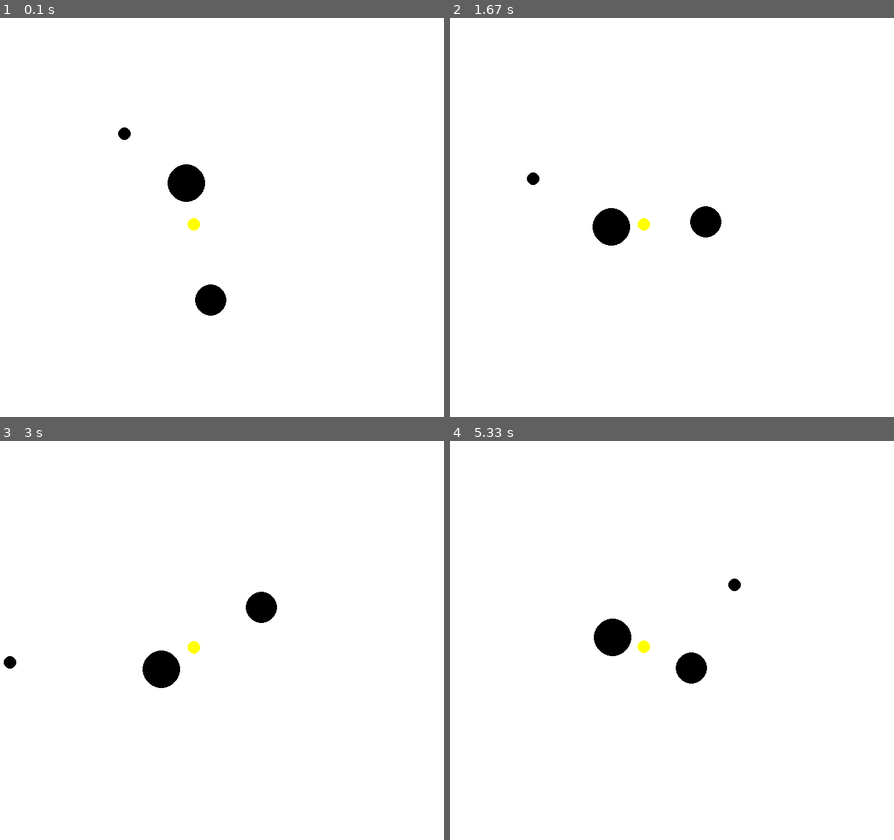
Above: before the commit, frames 1-4 (two rows, left to right).
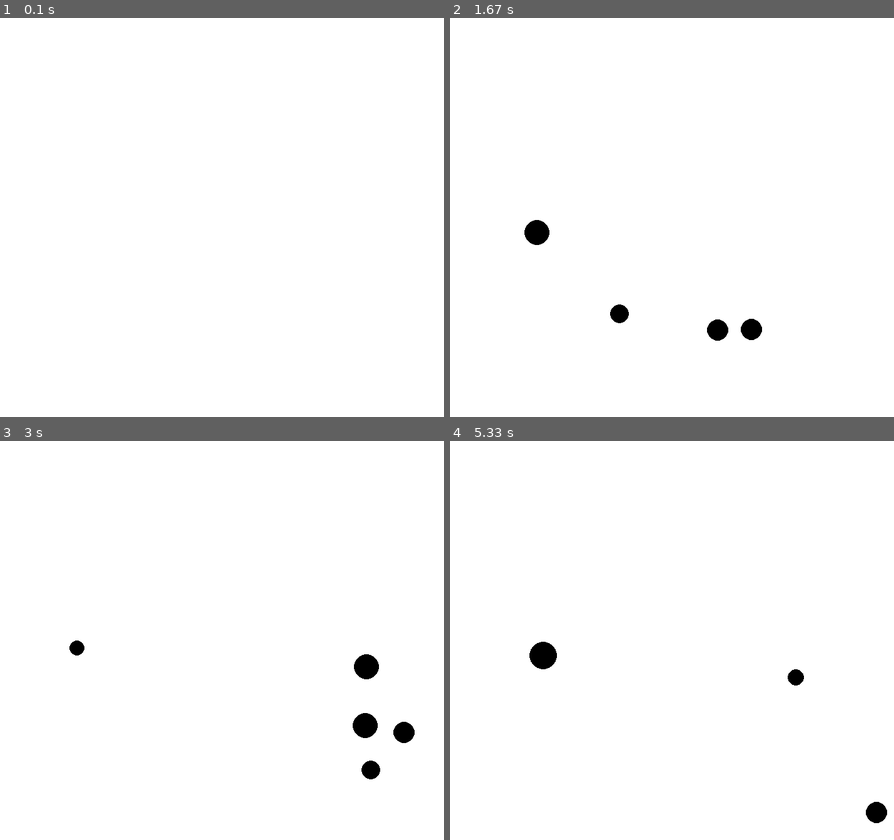
Above: after the commit, the same moments.

Repository: TeyBerendschot/n-bodies
Game: pygame game, started from src/main.py
Same seed, same stepped clock (60 frames per second), same inputs: the game is played once before the commit and once after it.
Inputs (mouse positions are in pixels of both pictures, inside the frame that each line leads up to):
- Up to frame 1 (0.1 s): no input
- Up to frame 2 (1.67 s): press the mouse at (525, 229) at 0.37 s; move the mouse to (609, 281) at 0.47 s; release the mouse at (694, 337) at 0.6 s; press the mouse at (525, 229) at 0.7 s; move the mouse to (614, 249) at 0.8 s; release the mouse at (703, 269) at 0.93 s; press the mouse at (525, 229) at 1.03 s; move the mouse to (569, 289) at 1.13 s; release the mouse at (618, 353) at 1.27 s; press the mouse at (525, 229) at 1.37 s; move the mouse to (649, 265) at 1.47 s; release the mouse at (774, 301) at 1.6 s
- Up to frame 3 (3 s): press the mouse at (75, 652) at 1.7 s; move the mouse to (222, 716) at 1.8 s; release the mouse at (368, 780) at 1.93 s; press the mouse at (75, 652) at 2.03 s; move the mouse to (186, 604) at 2.13 s; release the mouse at (297, 560) at 2.27 s; press the mouse at (75, 652) at 2.37 s; move the mouse to (190, 588) at 2.47 s; release the mouse at (306, 524) at 2.6 s; press the mouse at (75, 652) at 2.7 s; move the mouse to (79, 604) at 2.8 s; release the mouse at (84, 560) at 2.93 s
- Up to frame 4 (5.33 s): press the mouse at (525, 652) at 3.03 s; move the mouse to (507, 744) at 3.13 s; release the mouse at (489, 832) at 3.27 s; press the mouse at (525, 652) at 3.37 s; move the mouse to (534, 668) at 3.47 s; release the mouse at (547, 684) at 3.6 s; press the mouse at (525, 652) at 3.7 s; move the mouse to (663, 708) at 3.8 s; release the mouse at (800, 768) at 3.93 s; press the mouse at (525, 652) at 4.03 s; move the mouse to (569, 572) at 4.13 s; release the mouse at (614, 496) at 4.27 s; press the mouse at (525, 652) at 4.37 s; move the mouse to (521, 692) at 4.47 s; release the mouse at (521, 732) at 4.6 s; press the mouse at (525, 652) at 4.7 s; move the mouse to (489, 604) at 4.8 s; release the mouse at (458, 560) at 4.93 s; press the mouse at (525, 652) at 5.03 s; move the mouse to (676, 680) at 5.13 s; release the mouse at (827, 708) at 5.27 s

The runs differ from the first frame. In frame 1, 1.2% of the frame differs, in the area x 26-51%, y 27-75%; in frame 2, 2.0%; in frame 3, 2.2%, in the area x 0-94%, y 37-85%; in frame 4, 1.8%.

Commit message:
add bodies interactively

Diff:
--- a/src/main.py
+++ b/src/main.py
@@ -13,20 +13,23 @@
 
 class NBodySimulation:
     def __init__(
-        self,
-        bodies: list[Body],
-        fps: int = 60,
+        self, bodies: list[Body], fps: int = 60, title: str = "N-body simulation"
     ):
         self.bodies = bodies
 
         # Initialize simulation attributes
         pygame.init()
         self.surface = pygame.display.set_mode((800, 800))
+        pygame.display.set_caption(title)
         self.fps = fps
         self.clock = Clock()
 
         # Place the center of mass of the system in the middle of the canvas
-        self.move_center_of_mass_to_display_center()
+        self._normalize_system()
+
+        # Used to check for mouse drag
+        self.mouse_click_start = None
+        self.line = None
 
     def draw_center_of_mass(self):
         total_mass = sum(b.mass for b in self.bodies)
@@ -41,7 +44,7 @@
             radius=10,
         )
 
-    def move_center_of_mass_to_display_center(self) -> None:
+    def _normalize_system(self) -> None:
         """Calculate the center of mass and put it in the center of the display surface.
 
         Also calculates the velocity relative to the surface and subtracts this from each body"""
@@ -69,6 +72,32 @@
             if event.type == pygame.QUIT:
                 exit()
 
+            if event.type == pygame.MOUSEBUTTONDOWN:
+                self.mouse_click_start = event.pos
+                self.line = [event.pos, event.pos]
+
+            if self.mouse_click_start and event.type == pygame.MOUSEMOTION:
+                self.line[1] = event.pos
+
+            if event.type == pygame.MOUSEBUTTONUP:
+                self._add_body()
+                self.mouse_click_start = None
+                self.line = None
+
+    def _get_radius_from_line(self):
+        return np.sqrt(np.linalg.norm(np.array(self.line[1]) - np.array(self.line[0])))
+
+    def _add_body(self):
+        """Add a new body to the system based on user input."""
+        body = Body(
+            q=self.line[0],
+            radius=self._get_radius_from_line(),
+            p=tuple((np.array(self.line[1]) - np.array(self.line[0])) / 20),
+        )
+
+        self.bodies.append(body)
+        # self._normalize_system()
+
     def draw_body(self, body: Body):
         circle(
             surface=self.surface,
@@ -88,12 +117,23 @@
             b1.update_velocity(by=v * b2.mass)
             b2.update_velocity(by=-v * b1.mass)
 
+    def _draw_line(self):
+        pygame.draw.line(self.surface, (0, 255, 0), self.line[0], self.line[1], width=4)
+
+        # Draw a circle of which the size is proportional to the length of the line
+        circle(
+            self.surface,
+            (100, 100, 100),
+            center=self.line[0],
+            radius=self._get_radius_from_line(),
+        )
+
     def update(self):
+        # Start with a fresh canvas each frame
+        self.surface.fill((255, 255, 255))
+
         # Handle any events
         self.handle_events()
-
-        # Start with a fresh canvas each frame
-        self.surface.fill((255, 255, 255))
 
         # Update the velocities of the bodies
         self.update_velocities()
@@ -103,7 +143,9 @@
             self.draw_body(body=body)
             body.update_position()
 
-        self.draw_center_of_mass()
+        # Draw line if mouse is down
+        if self.line:
+            self._draw_line()
 
         pygame.display.update()
         self.clock.tick(self.fps)
@@ -115,23 +157,7 @@
 
 
 if __name__ == "__main__":
-    bodies = [
-        Body(
-            q=(0, 0),
-            radius=10,
-            p=(0, -20),
-        ),
-        Body(
-            q=(150, 0),
-            radius=30,
-            p=(-20, 20),
-        ),
-        Body(
-            q=(150, 200),
-            radius=25,
-            p=(0, 20),
-        ),
-    ]
-    simulation = NBodySimulation(bodies=bodies, fps=30)
+    # Start with an empty simulation
+    simulation = NBodySimulation(bodies=[], fps=30)
 
     simulation.run()
